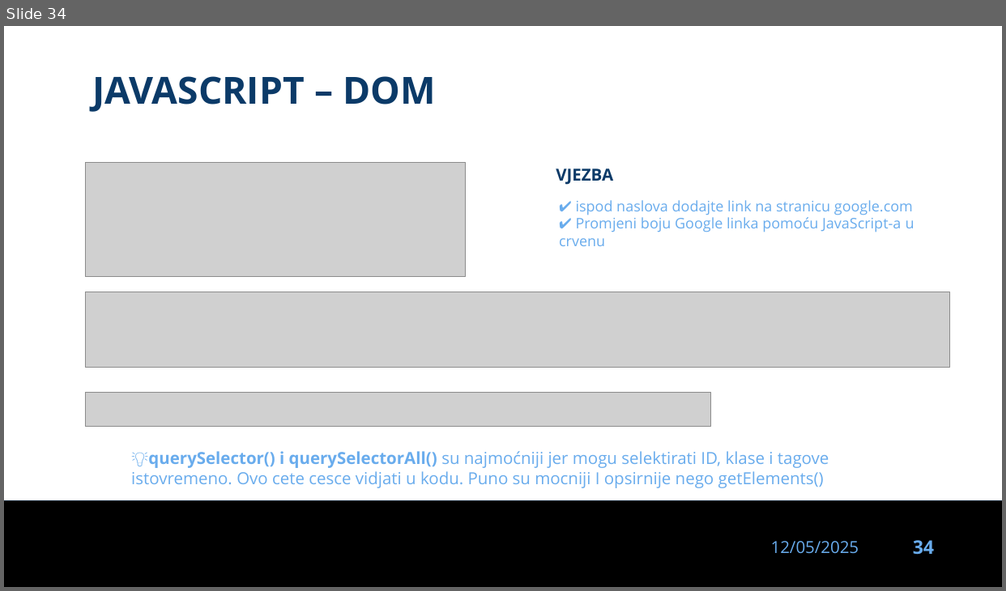
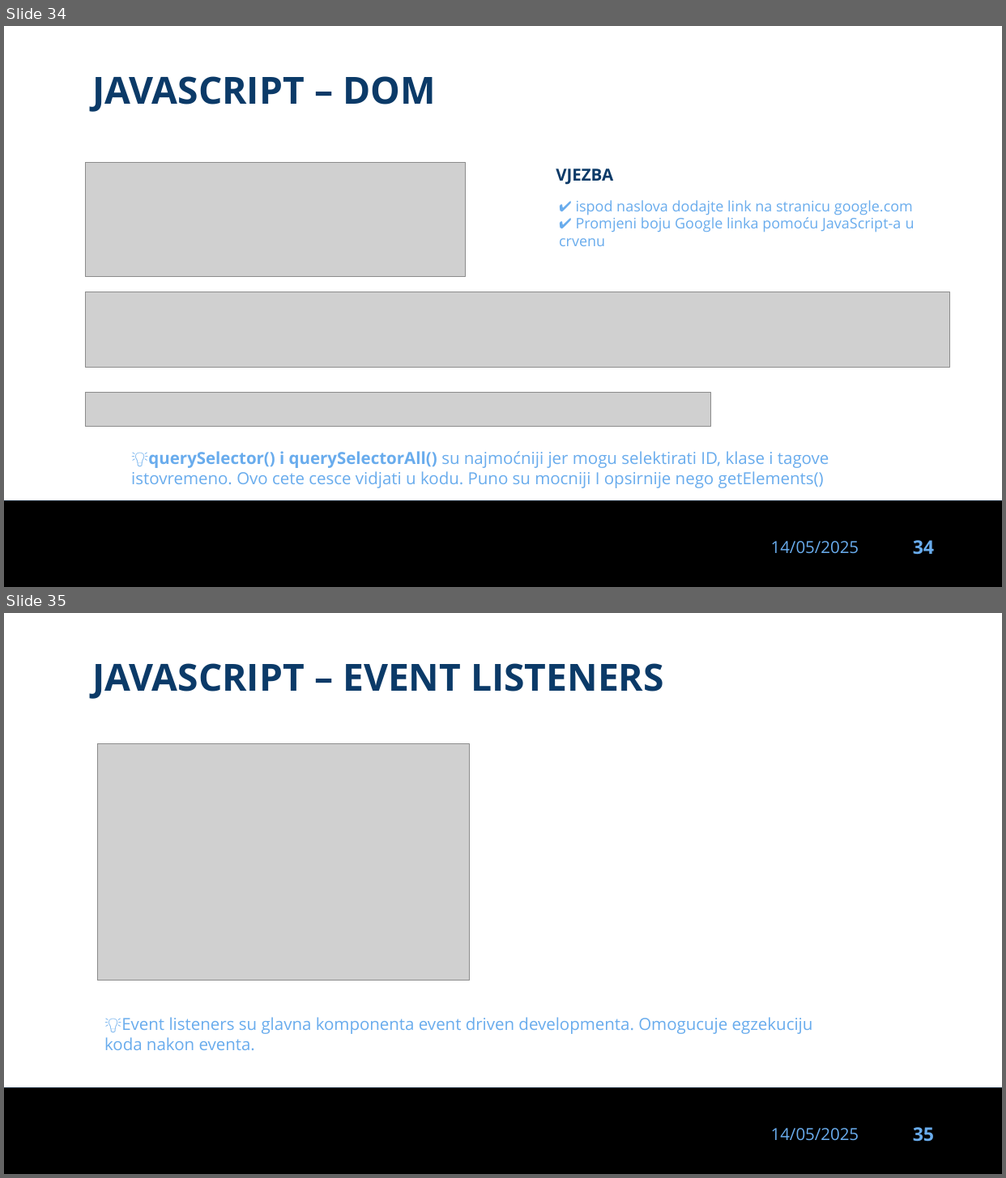
Before and after one commit to dinoDuvnjak/CTK, a slide deck: Bootcamp/javascript-uvod/javascript-uvod.pptx. Shown one above the other, each under a label of ours: slide 34 before the commit, slides 34 and 35 after it. The pictures are 1006x591 and 1006x1178 pixels, drawn with LibreOffice and Linux fonts; fonts in the diff are those of the drawing; grey boxes stand for pictures; background and template pictures are left out. Boxes give left, top, right and bottom in pixels: in the first picture for what was removed or moved away, otherwise in the second. Text is boxed around its words. In the diff, an @@ line names an element or a change of style, - is before the commit and + after.

Commit message:
event listenenr

```diff
--- a/Bootcamp/javascript-uvod/javascript-uvod.pptx
+++ b/Bootcamp/javascript-uvod/javascript-uvod.pptx
@@ slide 35 added at (4,613,1002,1174), background #FFFFFF; not listed: 3 template elements that a slide beside it also shows @@
@@ text added at (92,663,664,699), 36 pt, text #0B3A68, bold @@
+JAVASCRIPT – EVENT LISTENERS
@@ picture added at (97,744,469,981) @@
@@ text added at (104,1017,813,1050), 16 pt, text #69ACED @@
+💡Event listeners su glavna komponenta event driven developmenta. Omogucuje egzekuciju koda nakon eventa.
@@ slide 34 changed as well @@
@@ text at (771,541,859,554): text changed @@
-12/05/2025
+14/05/2025
```
Also in this commit, not shown: 34 other slides changed, 1 other slide added, 1 slide removed, 29 other files.
